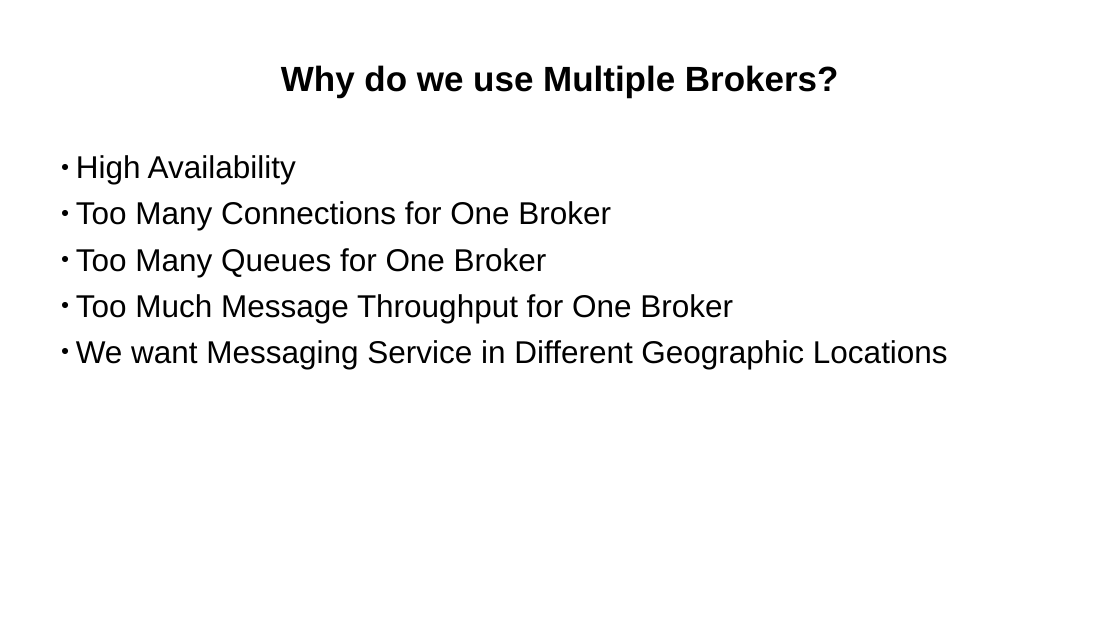
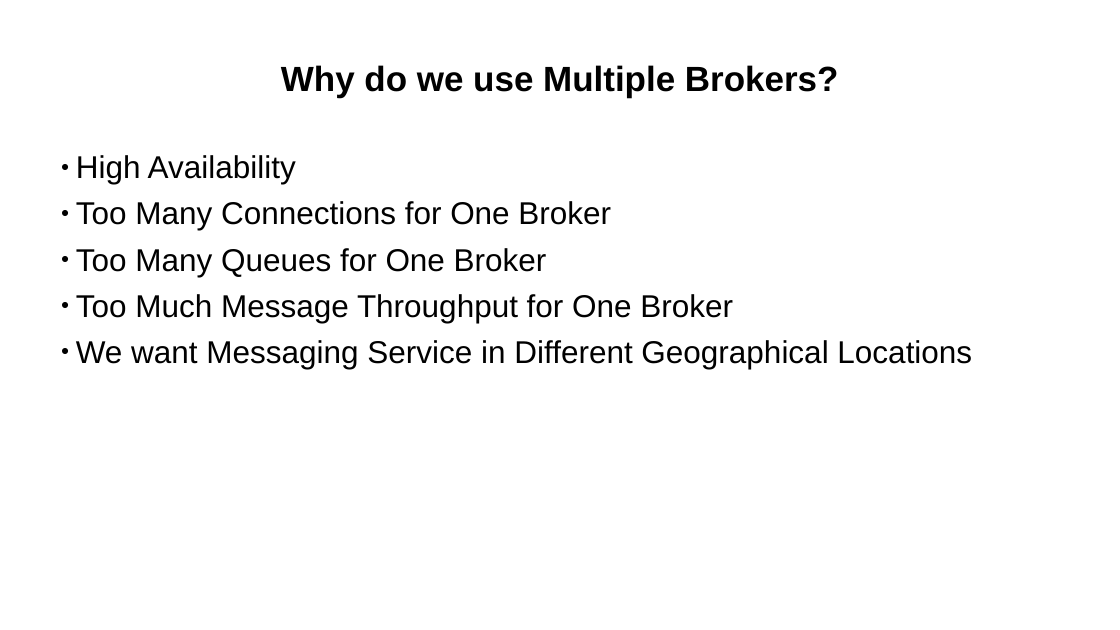
Before and after one commit to ted-ross/summit2016, a slide deck: slide 8 of slides/ElasticScale.odp. Drawn at 1120x630 pixels with LibreOffice and Linux fonts; fonts in the diff are those of the drawing; background and template pictures are left out. Boxes give left, top, right and bottom in pixels: in the first picture for what was removed or moved away, otherwise in the second. Text is boxed around its words. In the diff, an @@ line names an element or a change of style, - is before the commit and + after.

```diff
--- a/slides/ElasticScale.odp
+++ b/slides/ElasticScale.odp
@@ text at (76, 340, 972, 369): text changed @@
-● We want Messaging Service in Different Geographic Locations
+● We want Messaging Service in Different Geographical Locations
```
Also in this commit, not shown: 7 other slides changed, 2 slides added, 1 slide removed.
